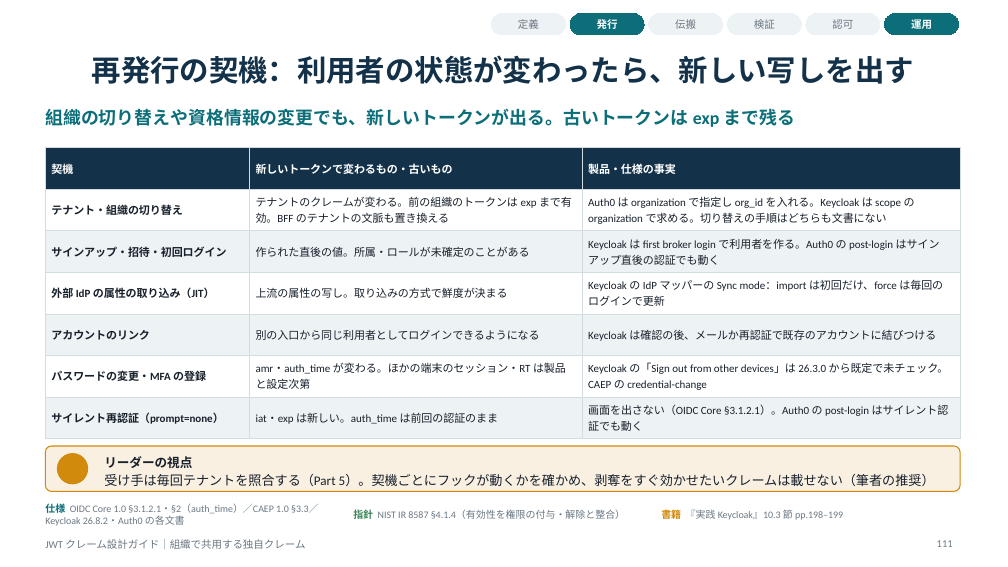
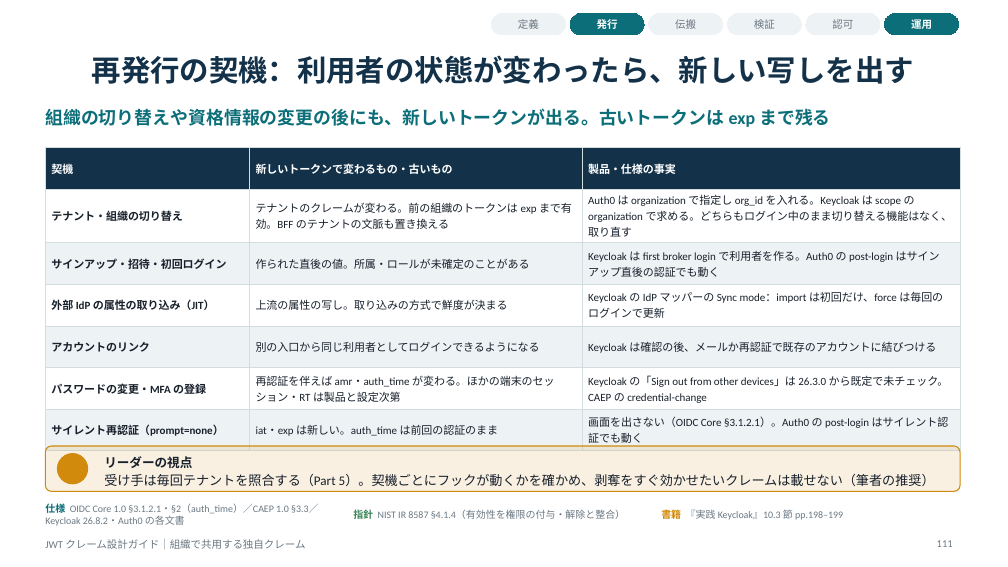
Before and after one commit to Takenori-Kusaka/jwt-claims-guide, a slide deck: slide 111 of slides/JWT_クレーム設計ガイド.pptx. Drawn at 1008x567 pixels with LibreOffice and Linux fonts; fonts in the diff are those of the drawing; background and template pictures are left out. Boxes give left, top, right and bottom in pixels: in the first picture for what was removed or moved away, otherwise in the second. Text is boxed around its words. In the diff, an @@ line names an element or a change of style, - is before the commit and + after.

```diff
--- a/slides/JWT_クレーム設計ガイド.pptx
+++ b/slides/JWT_クレーム設計ガイド.pptx
@@ text at (45, 108, 830, 127): text changed @@
-組織の切り替えや資格情報の変更でも、新しいトークンが出る。古いトークンは exp まで残る
+組織の切り替えや資格情報の変更の後にも、新しいトークンが出る。古いトークンは exp まで残る
@@ table at (45, 147, 960, 450) @@
-row 2, column 3: Auth0 は organization で指定し org_id を入れる。Keycloak は scope の organization で求める。切り替えの手順はどちらも文書にない
+row 2, column 3: Auth0 は organization で指定し org_id を入れる。Keycloak は scope の organization で求める。どちらもログイン中のまま切り替える機能はなく、取り直す
-row 6, column 2: amr・auth_time が変わる。ほかの端末のセッション・RT は製品と設定次第
+row 6, column 2: 再認証を伴えば amr・auth_time が変わる。ほかの端末のセッション・RT は製品と設定次第
```
Also in this commit, not shown: 6 other slides changed, 17 other files.
